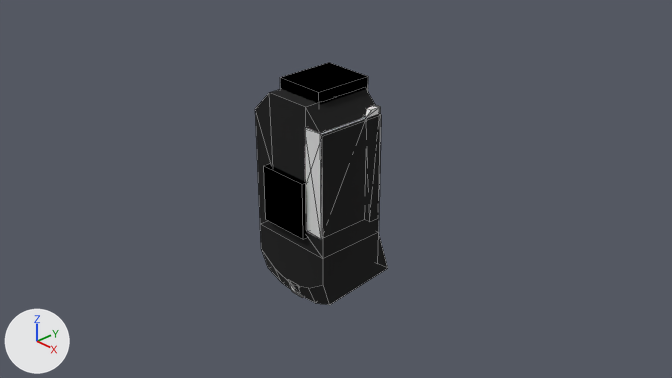
The Blender file Models/Squad/Spaces/mk2LanderCan_v2.blend, before and after one commit.
Rendered twice from the file's camera 'Camera'. The axes (+X, +Y, +Z) are drawn at lower left. The lights are the same throughout. Mesh edges are drawn as thin lines.

The first picture shows 'LeftProp_top', 'cutout.001', 'cutout.002', 'shellCollider'.
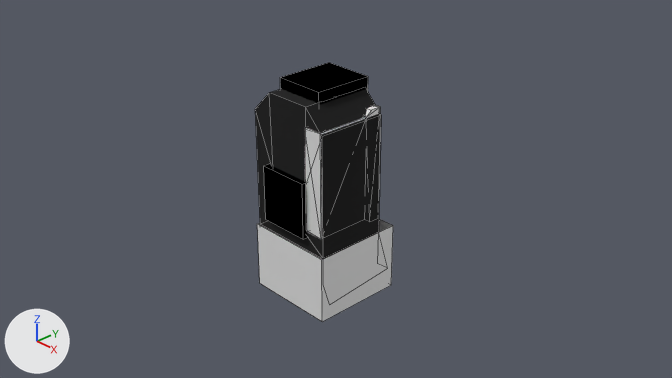
Pixel boxes (x1, y1, x2, y2) of what changed, in the pictures (672 x 378 px):
'depthMask', added
    after: (257, 219, 393, 322)

Edits to the bpy script that builds the scene:
```text
Add mat_material_001:
    mat_material_001 = principled_material('Material.001')
    mat_material_001.base_color = (0.8, 0.8, 0.8)  # white #e7e7e7
Add me_cube_002:
    me_cube_002.from_pydata([(-0.583, -0.76, -1.345), (-0.583, -0.76, -0.494), (-0.583, 0.417, -1.345), (-0.583, 0.417, -0.494), (0.583, -0.76, -1.345), (0.583, -0.76, -0.494), (0.583, 0.417, -1.345), (0.583, 0.417, -0.494)], [], [(0, 2, 3, 1), (2, 6, 7, 3), (6, 4, 5, 7), (4, 0, 1, 5), (2, 0, 4, 6)])
    me_cube_002.materials.append(mat_material_001)  # white #e7e7e7
Add ob_depthmask:
    ob_depthmask = bpy.data.objects.new('depthMask', me_cube_002)
    ob_depthmask.parent = ob_mk2landercan_shell
    ob_depthmask.location = (0.0, 0.0, 0.0)
```
